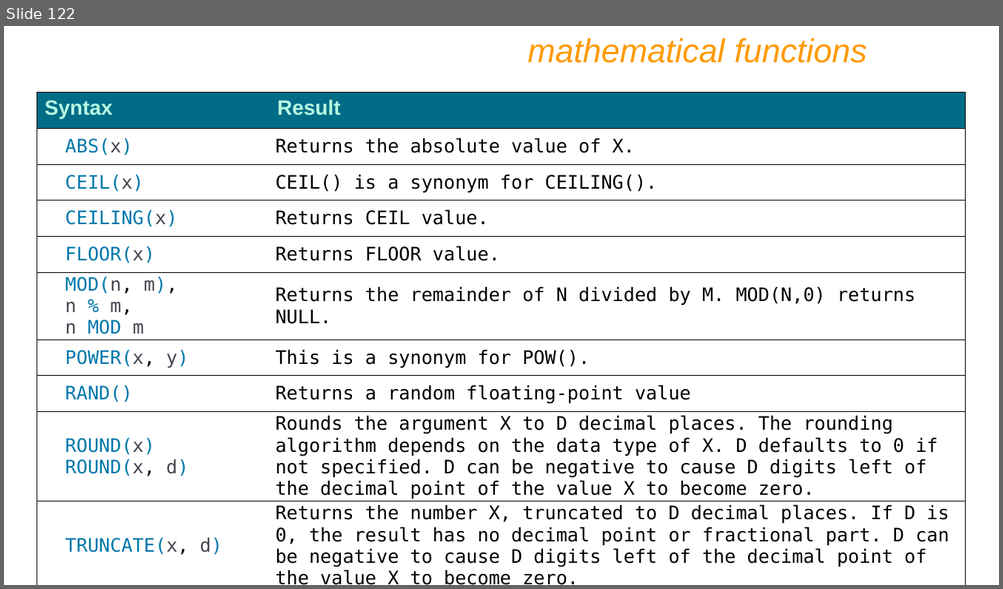
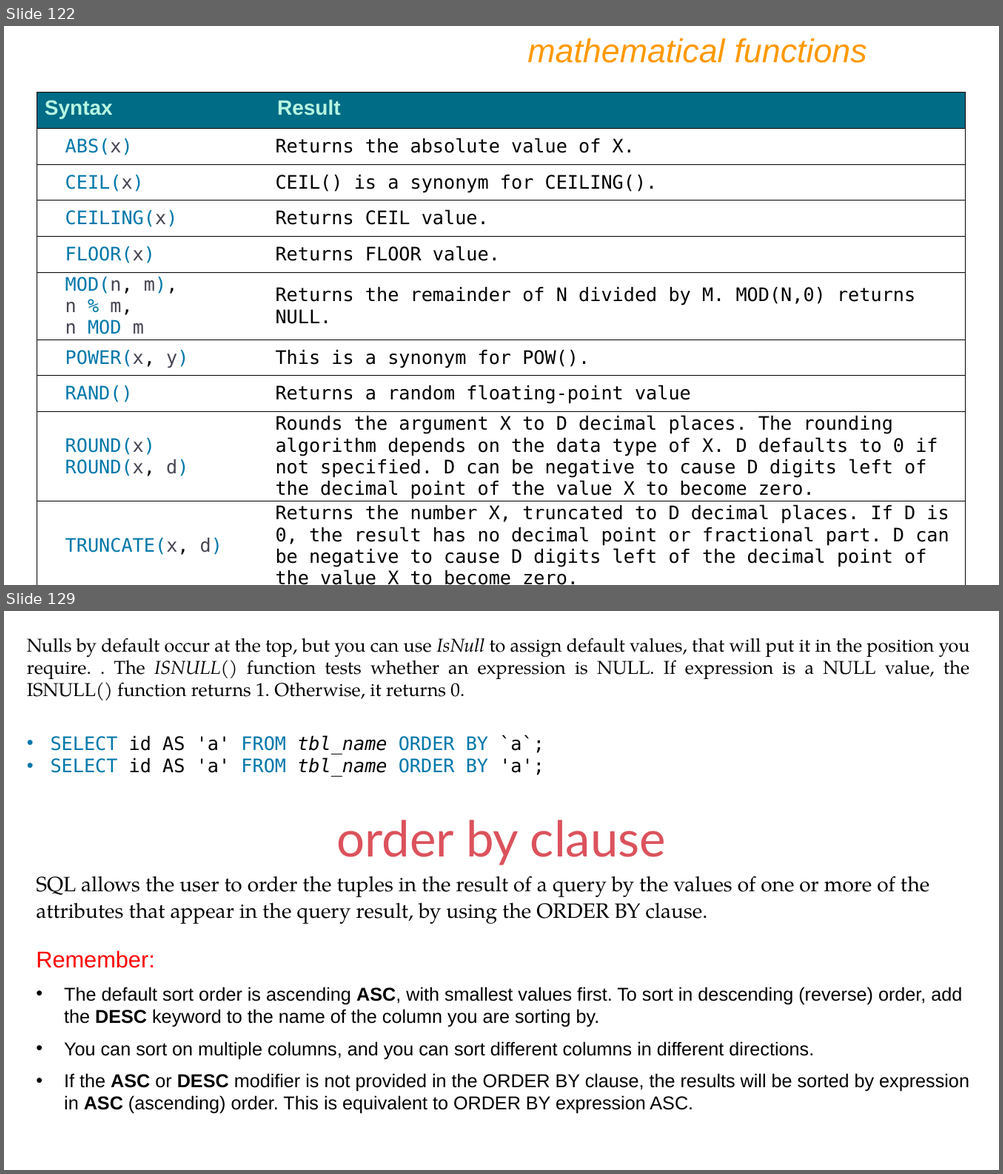
Before and after one commit to sonalikhedkar/Cdac_study, a slide deck: database/IET MySQL PPT Ver9.pptx. Shown one above the other, each under a label of ours: slide 122 before the commit, slides 122 and 129 after it; the slides between them are not shown. The pictures are 1003x589 and 1003x1174 pixels, drawn with LibreOffice and Linux fonts; fonts in the diff are those of the drawing. Boxes give left, top, right and bottom in pixels: in the first picture for what was removed or moved away, otherwise in the second. Text is boxed around its words. In the diff, an @@ line names an element or a change of style, - is before the commit and + after.

```diff
--- a/database/IET MySQL PPT Ver9.pptx
+++ b/database/IET MySQL PPT Ver9.pptx
@@ slide 129 added at (4,611,999,1170), background #FFFFFF @@
@@ text added at (27,638,970,701), 18 pt, text #000000 @@
+Nulls by default occur at the top, but you can use IsNull to assign default values, that will put it in the position you require. . The ISNULL() function tests whether an expression is NULL. If expression is a NULL value, the ISNULL() function returns 1. Otherwise, it returns 0.
@@ text added at (51,735,544,777), 18 pt, text #000000 @@
+• SELECT id AS 'a' FROM tbl_name ORDER BY `a`;
+• SELECT id AS 'a' FROM tbl_name ORDER BY 'a';
@@ text added at (336,820,666,866), 48 pt, text #DC525C @@
+order by clause
@@ text added at (36,876,929,924), 20 pt, text #000000 @@
+SQL allows the user to order the tuples in the result of a query by the values of one or more of the attributes that appear in the query result, by using the ORDER BY clause.
@@ text added at (36,951,969,1114), 18 pt, text #000000 @@
+Remember:
+• The default sort order is ascending ASC, with smallest values first. To sort in descending (reverse) order, add the DESC keyword to the name of the column you are sorting by.
+• You can sort on multiple columns, and you can sort different columns in different directions.
+• If the ASC or DESC modifier is not provided in the ORDER BY clause, the results will be sorted by expression in ASC (ascending) order. This is equivalent to ORDER BY expression ASC.
```
Also in this commit, not shown: 9 slides changed, 55 other slides added, 2 other files.
